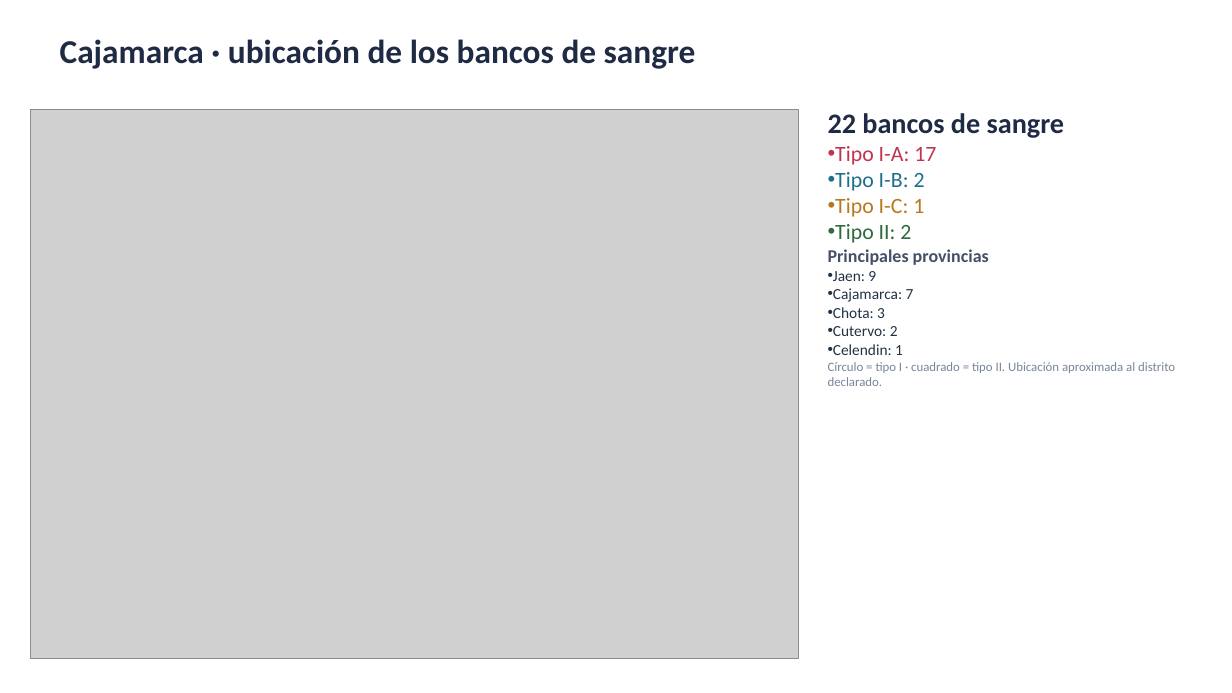
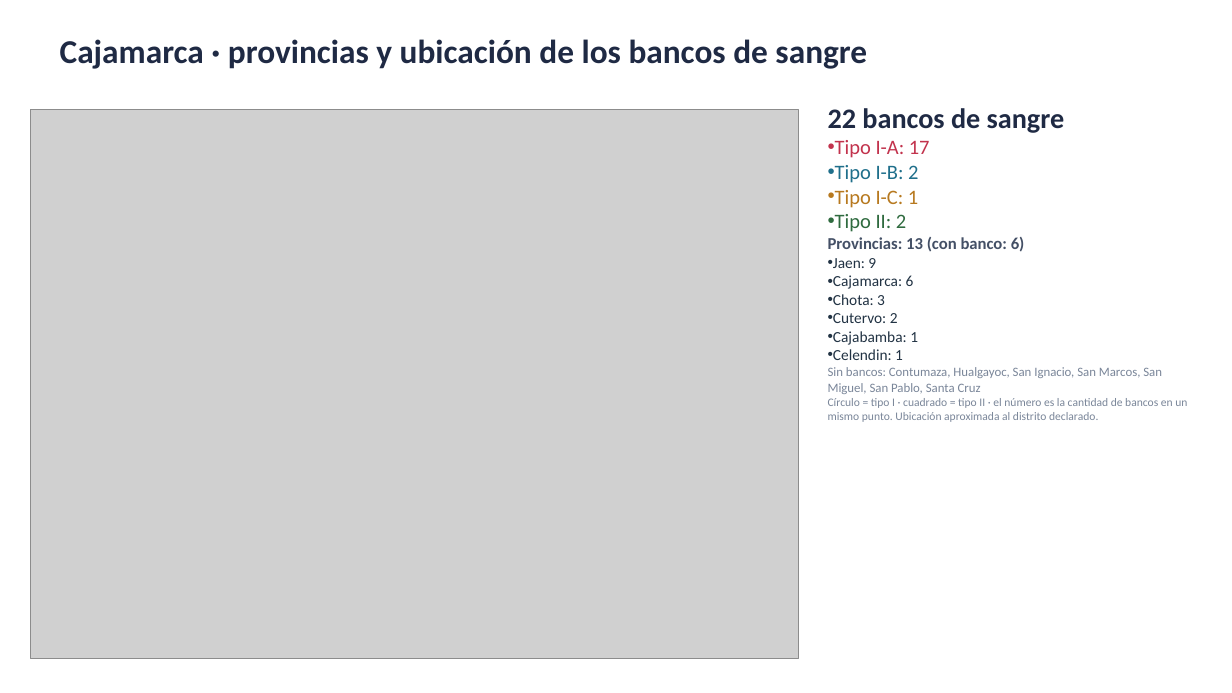
Before and after one commit to rojasarca-code/geolocalizacion-bancos-sangre-diban, a slide deck: slide 10 of datos/Bancos_de_sangre_por_region.pptx. Drawn at 1232x693 pixels with LibreOffice and Linux fonts; fonts in the diff are those of the drawing; grey boxes stand for pictures. Boxes give left, top, right and bottom in pixels: in the first picture for what was removed or moved away, otherwise in the second. Text is boxed around its words. In the diff, an @@ line names an element or a change of style, - is before the commit and + after.

```diff
--- a/datos/Bancos_de_sangre_por_region.pptx
+++ b/datos/Bancos_de_sangre_por_region.pptx
@@ text at (60, 39, 867, 69): text changed @@
-Cajamarca · ubicación de los bancos de sangre
+Cajamarca · provincias y ubicación de los bancos de sangre
@@ text at (835, 140, 930, 232): size 17 to 16 pt in "Tipo I-A: 17", "Tipo I-B: 2", "Tipo I-C: 1", "Tipo II: 2" @@
@@ text at (828, 237, 1025, 252): text changed; size 14 to 13 pt @@
-Principales provincias
+Provincias: 13 (con banco: 6)
@@ text at (833, 275, 914, 289): text changed @@
-• Cajamarca: 7
+• Cajamarca: 6
@@ text at (833, 331, 918, 345): paragraph added @@
+• Cajabamba: 1
@@ text at (828, 367, 1187, 422): text changed; size 10 to 9 pt @@
-Círculo = tipo I · cuadrado = tipo II. Ubicación aproximada al distrito declarado.
+Sin bancos: Contumaza, Hualgayoc, San Ignacio, San Marcos, San Miguel, San Pablo, Santa Cruz
+Círculo = tipo I · cuadrado = tipo II · el número es la cantidad de bancos en un mismo punto. Ubicación aproximada al distrito declarado.
```
Also in this commit, not shown: 24 other slides changed.
